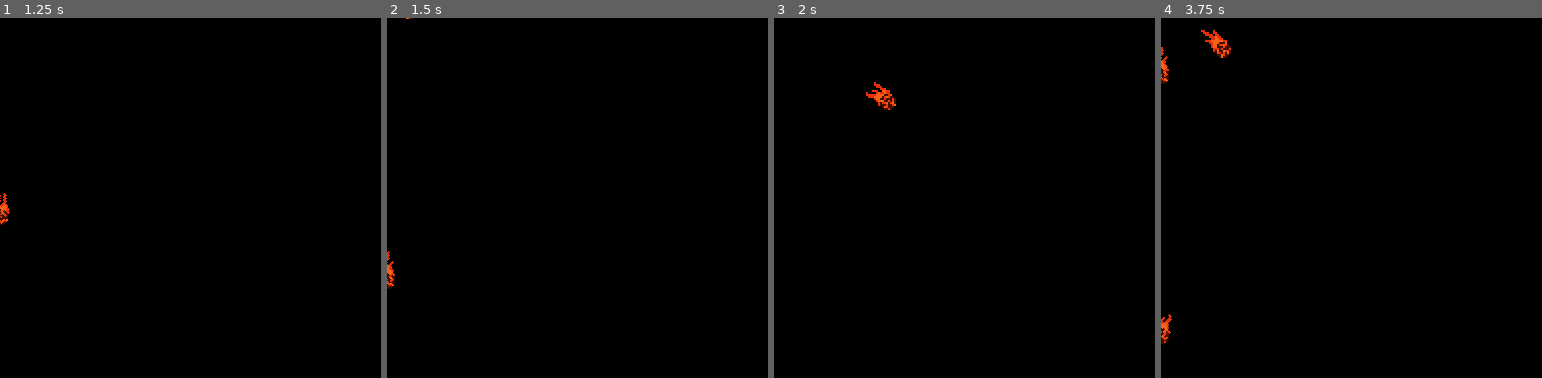
Above: before the commit, frames 1-4 (left to right).
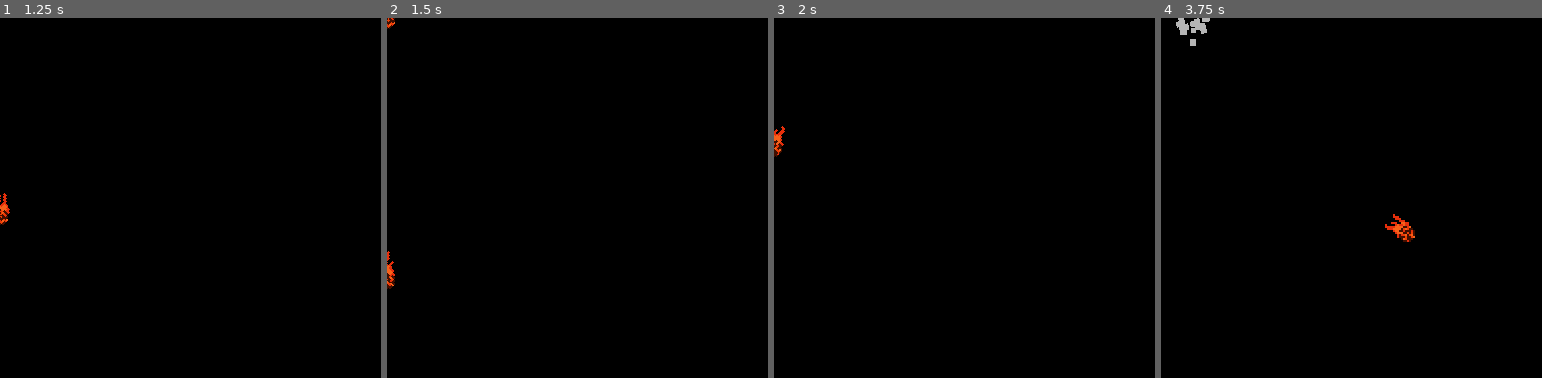
Above: after the commit, the same moments.

Repository: ColmeiaUDESC/gamejaaj6
Game: Godot game, scene res://Instanciaveis/Inimigos/Yama.tscn
Two runs of this game, one before a commit and one after it. Both use one fixed random seed, a clock stepped at 60 frames per second and the inputs below. This scene is started directly instead of the project's main scene.
Inputs (mouse positions are in pixels of both pictures, inside the frame that each line leads up to):
- Up to frame 1 (1.25 s): tap Enter at 0.5 s; move the mouse to (outside the picture) at 0.52 s; hold D (andar_pra_direita) from 0.53 s (still down); click (outside the picture) at 0.6 s
- Up to frame 2 (1.5 s): move the mouse to (577, 216) at 1.27 s; release D (andar_pra_direita) at 1.28 s; hold S (andar_pra_baixo) from 1.28 s (still down); right-click (577, 216) at 1.35 s
- Up to frame 3 (2 s): keep holding S (andar_pra_baixo)
- Up to frame 4 (3.75 s): move the mouse to (outside the picture) at 2.02 s; release S (andar_pra_baixo) at 2.03 s; hold D (andar_pra_direita) 2.03-2.78 s; hold Enter 2.03-2.78 s; move the mouse to (1450, 270) at 2.77 s; hold W (andar_pra_cima) 2.78-3.53 s; click (1450, 270) at 2.85 s; move the mouse to (outside the picture) at 3.52 s; hold A (andar_pra_esquerda) from 3.53 s (still down); hold Right mouse button (ataque_purificacao) from 3.53 s (still down)

Frame 1 is identical in both runs. In frame 2, less than 0.1% of the frame differs, in the area x 0-8%, y 0-4%; in frame 3, 0.4%; in frame 4, 1.1%, in the area x 0-67%, y 0-91%.
Error after the commit: Attempt to call function 'get_parent' in base 'null instance' on a null instance. (res://Instanciaveis/Scripts/SistemaSpawnInimigo.gd:26)

Commit message:
Add ataque de spawn

Diff:
--- a/Cenas/Salas/Sala.gd
+++ b/Cenas/Salas/Sala.gd
@@ -119,10 +119,15 @@
 	$Animacoes.play("sumindo")
 
 
+func add_inimigo(inimigo: Node, particulas: PackedScene = null) -> void:
+	_cont_inimigos_ativos += 1
+	$Componentes/Inimigos.call_deferred("add_child", inimigo)
+	var _err = inimigo.connect("neutralizado", self, "_ao_inimigo_neutralizado")
+
+
 func _spawnar_inimigos() -> void:
 	for spawn_inimigo in spawn_inimigos:
 		spawn_inimigo.spawnar()
-		_cont_inimigos_ativos+=1
 
 
 func _resetar_inimigos() -> void:
--- a/Conteudos/ObjetosDeCenario/SpawnInimigo/SpawnInimigo.gd
+++ b/Conteudos/ObjetosDeCenario/SpawnInimigo/SpawnInimigo.gd
@@ -24,8 +24,7 @@
 	if not inimigo:
 		inimigo = cena_inimigo.instance()
 		inimigo.position = position
-		var _err = inimigo.connect("neutralizado", sala, "_ao_inimigo_neutralizado")
-		get_parent().call_deferred("add_child", inimigo)
+		sala.add_inimigo(inimigo)
 		$Particles2D.emitting = true
 	# TODO: Fazer uma animacaozinha/Spawnar uma particula quando o inimigo spawnar
 
--- a/Conteudos/ObjetosDeCenario/SpawnInimigo/SpawnInimigo.tscn
+++ b/Conteudos/ObjetosDeCenario/SpawnInimigo/SpawnInimigo.tscn
@@ -1,43 +1,13 @@
-[gd_scene load_steps=5 format=2]
+[gd_scene load_steps=3 format=2]
 
 [ext_resource path="res://Conteudos/ObjetosDeCenario/SpawnInimigo/SpawnInimigo.gd" type="Script" id=1]
-
-[sub_resource type="Gradient" id=1]
-offsets = PoolRealArray( 0.215385, 1 )
-colors = PoolColorArray( 0.71582, 0.71582, 0.71582, 1, 0.343022, 0.343022, 0.343022, 0 )
-
-[sub_resource type="GradientTexture" id=2]
-gradient = SubResource( 1 )
-
-[sub_resource type="ParticlesMaterial" id=3]
-emission_shape = 1
-emission_sphere_radius = 4.0
-flag_disable_z = true
-gravity = Vector3( 0, 0, 0 )
-initial_velocity = 80.0
-initial_velocity_random = 0.2
-angular_velocity = 126.09
-angular_velocity_random = 0.5
-orbit_velocity = 0.0
-orbit_velocity_random = 0.0
-linear_accel = -60.0
-scale = 3.5
-scale_random = 0.5
-color_ramp = SubResource( 2 )
+[ext_resource path="res://Conteudos/Particulas/ParticulasSpawnInimigo.tscn" type="PackedScene" id=2]
 
 [node name="SpawnInimigo" type="Position2D"]
 script = ExtResource( 1 )
 
-[node name="Particles2D" type="Particles2D" parent="."]
-rotation = -1.5708
-z_index = 3
-z_as_relative = false
-emitting = false
-amount = 30
-lifetime = 1.5
-one_shot = true
-explosiveness = 0.75
-process_material = SubResource( 3 )
+[node name="Particles2D" parent="." instance=ExtResource( 2 )]
+delay_remocao = 0.0
 
 [node name="Delay" type="Timer" parent="."]
 wait_time = 0.25
--- /dev/null
+++ b/Conteudos/Particulas/ParticulasSpawnInimigo.tscn
@@ -0,0 +1,39 @@
+[gd_scene load_steps=5 format=2]
+
+[ext_resource path="res://Instanciaveis/Scripts/RemoverDelay.gd" type="Script" id=1]
+
+[sub_resource type="Gradient" id=1]
+offsets = PoolRealArray( 0.215385, 1 )
+colors = PoolColorArray( 0.71582, 0.71582, 0.71582, 1, 0.343022, 0.343022, 0.343022, 0 )
+
+[sub_resource type="GradientTexture" id=2]
+gradient = SubResource( 1 )
+
+[sub_resource type="ParticlesMaterial" id=3]
+emission_shape = 1
+emission_sphere_radius = 4.0
+flag_disable_z = true
+gravity = Vector3( 0, 0, 0 )
+initial_velocity = 80.0
+initial_velocity_random = 0.2
+angular_velocity = 126.09
+angular_velocity_random = 0.5
+orbit_velocity = 0.0
+orbit_velocity_random = 0.0
+linear_accel = -60.0
+scale = 3.5
+scale_random = 0.5
+color_ramp = SubResource( 2 )
+
+[node name="ParticlasSpawnInimigo" type="Particles2D"]
+rotation = -1.5708
+z_index = 3
+z_as_relative = false
+emitting = false
+amount = 30
+lifetime = 1.5
+one_shot = true
+explosiveness = 0.75
+process_material = SubResource( 3 )
+script = ExtResource( 1 )
+delay_remocao = 1.5
--- a/Instanciaveis/Inimigos/Yama.tscn
+++ b/Instanciaveis/Inimigos/Yama.tscn
@@ -30,6 +30,9 @@
 [ext_resource path="res://Instanciaveis/Projeteis/SistemaTiros.tscn" type="PackedScene" id=28]
 [ext_resource path="res://Instanciaveis/Projeteis/ProjetilBolaDeFogo.tscn" type="PackedScene" id=29]
 [ext_resource path="res://Instanciaveis/Scripts/OuvinteDeEventosYama.gd" type="Script" id=30]
+[ext_resource path="res://Instanciaveis/Scripts/SistemaSpawnInimigo.tscn" type="PackedScene" id=31]
+[ext_resource path="res://Instanciaveis/Inimigos/GuardaNaraka.tscn" type="PackedScene" id=32]
+[ext_resource path="res://Conteudos/Particulas/ParticulasSpawnInimigo.tscn" type="PackedScene" id=33]
 
 [sub_resource type="ShaderMaterial" id=2]
 resource_local_to_scene = true
@@ -42,50 +45,50 @@
 
 [sub_resource type="SpriteFrames" id=1]
 animations = [ {
+"frames": [ ExtResource( 21 ), ExtResource( 4 ), ExtResource( 7 ) ],
+"loop": true,
+"name": "preparando_spawn",
+"speed": 5.0
+}, {
+"frames": [ ExtResource( 22 ), ExtResource( 24 ), ExtResource( 8 ) ],
+"loop": true,
+"name": "preparando_ataque_ambos",
+"speed": 5.0
+}, {
 "frames": [ ExtResource( 12 ), ExtResource( 6 ) ],
 "loop": true,
 "name": "atacando_esquerda",
+"speed": 5.0
+}, {
+"frames": [ ExtResource( 5 ), ExtResource( 23 ) ],
+"loop": true,
+"name": "atacando_ambos",
+"speed": 5.0
+}, {
+"frames": [ ExtResource( 14 ), ExtResource( 10 ), ExtResource( 11 ) ],
+"loop": true,
+"name": "preparando_ataque_esquerda",
+"speed": 5.0
+}, {
+"frames": [ ExtResource( 9 ), ExtResource( 18 ) ],
+"loop": true,
+"name": "atacando_direita",
+"speed": 5.0
+}, {
+"frames": [ ExtResource( 19 ), ExtResource( 13 ), ExtResource( 25 ) ],
+"loop": true,
+"name": "preparando_ataque_direita",
+"speed": 5.0
+}, {
+"frames": [ ExtResource( 2 ), ExtResource( 3 ) ],
+"loop": true,
+"name": "spawnando",
 "speed": 5.0
 }, {
 "frames": [ ExtResource( 15 ), ExtResource( 20 ), ExtResource( 16 ), ExtResource( 20 ) ],
 "loop": true,
 "name": "parado",
 "speed": 3.0
-}, {
-"frames": [ ExtResource( 21 ), ExtResource( 4 ), ExtResource( 7 ) ],
-"loop": true,
-"name": "preparando_spawn",
-"speed": 5.0
-}, {
-"frames": [ ExtResource( 5 ), ExtResource( 23 ) ],
-"loop": true,
-"name": "atacando_ambos",
-"speed": 5.0
-}, {
-"frames": [ ExtResource( 14 ), ExtResource( 10 ), ExtResource( 11 ) ],
-"loop": true,
-"name": "preparando_ataque_esquerda",
-"speed": 5.0
-}, {
-"frames": [ ExtResource( 9 ), ExtResource( 18 ) ],
-"loop": true,
-"name": "atacando_direita",
-"speed": 5.0
-}, {
-"frames": [ ExtResource( 19 ), ExtResource( 13 ), ExtResource( 25 ) ],
-"loop": true,
-"name": "preparando_ataque_direita",
-"speed": 5.0
-}, {
-"frames": [ ExtResource( 2 ), ExtResource( 3 ) ],
-"loop": true,
-"name": "spawnando",
-"speed": 5.0
-}, {
-"frames": [ ExtResource( 22 ), ExtResource( 24 ), ExtResource( 8 ) ],
-"loop": true,
-"name": "preparando_ataque_ambos",
-"speed": 5.0
 } ]
 
 [sub_resource type="CapsuleShape2D" id=3]
@@ -395,7 +398,48 @@
 } ]
 }
 
-[node name="Inimigo" instance=ExtResource( 1 )]
+[sub_resource type="Animation" id=7]
+resource_name = "default"
+tracks/0/type = "value"
+tracks/0/path = NodePath("../../Sprite:animation")
+tracks/0/interp = 1
+tracks/0/loop_wrap = true
+tracks/0/imported = false
+tracks/0/enabled = true
+tracks/0/keys = {
+"times": PoolRealArray( 0, 0.4 ),
+"transitions": PoolRealArray( 1, 1 ),
+"update": 1,
+"values": [ "preparando_spawn", "spawnando" ]
+}
+tracks/1/type = "value"
+tracks/1/path = NodePath("../../Sprite:frame")
+tracks/1/interp = 1
+tracks/1/loop_wrap = true
+tracks/1/imported = false
+tracks/1/enabled = true
+tracks/1/keys = {
+"times": PoolRealArray( 0, 0.1, 0.2, 0.4, 0.5, 0.6, 0.7, 0.8, 0.9 ),
+"transitions": PoolRealArray( 1, 1, 1, 1, 1, 1, 1, 1, 1 ),
+"update": 1,
+"values": [ 0, 1, 2, 0, 1, 0, 1, 0, 1 ]
+}
+tracks/2/type = "method"
+tracks/2/path = NodePath("../../SistemaSpawnInimigo")
+tracks/2/interp = 1
+tracks/2/loop_wrap = true
+tracks/2/imported = false
+tracks/2/enabled = true
+tracks/2/keys = {
+"times": PoolRealArray( 0.4 ),
+"transitions": PoolRealArray( 1 ),
+"values": [ {
+"args": [ ExtResource( 32 ), ExtResource( 33 ), Vector2( 10, 30 ) ],
+"method": "spawnar_raio_aleatorio"
+} ]
+}
+
+[node name="Yama" instance=ExtResource( 1 )]
 vida_maxima = 30.0
 purificacao_maxima = 15.0
 
@@ -405,13 +449,12 @@
 
 [node name="OuvinteDeEventosYama" type="Node" parent="." index="1"]
 script = ExtResource( 30 )
-ataques = [ "AtaqueRadial1", "AtaqueRadial2", "AtaqueRadial3" ]
 
 [node name="Sprite" parent="." index="2"]
 material = SubResource( 2 )
 position = Vector2( 0, -32 )
 frames = SubResource( 1 )
-animation = "preparando_ataque_esquerda"
+animation = "preparando_spawn"
 
 [node name="Colisao" parent="." index="3"]
 position = Vector2( 0, -7 )
@@ -448,12 +491,17 @@
 [node name="AtaqueSpawn" parent="GerenciadorEstados" index="3" instance=ExtResource( 17 )]
 
 [node name="AnimationPlayer" type="AnimationPlayer" parent="GerenciadorEstados/AtaqueSpawn" index="0"]
+root_node = NodePath("../../AtaqueRadial1")
+anims/default = SubResource( 7 )
 
 [node name="SistemaTiros" parent="." index="9" instance=ExtResource( 28 )]
 
 [node name="InfoProjetil" parent="SistemaTiros" index="0" instance=ExtResource( 27 )]
 projetil = ExtResource( 29 )
 dano = 1
+
+[node name="SistemaSpawnInimigo" parent="." index="10" instance=ExtResource( 31 )]
+max_inimigos = 3
 
 [connection signal="finalizado" from="GerenciadorEstados/AtaqueRadial1" to="OuvinteDeEventosYama" method="escolher_ataque"]
 [connection signal="finalizado" from="GerenciadorEstados/AtaqueRadial2" to="OuvinteDeEventosYama" method="escolher_ataque"]
--- a/Instanciaveis/Projeteis/SistemaTiros.gd
+++ b/Instanciaveis/Projeteis/SistemaTiros.gd
@@ -3,7 +3,9 @@
 const ERRO_IP_NULO := ":  node filho com nome %s não existe."
 const ERRO_IP_TIPO_INVALIDO := ": node filho com nome %s não possui atributos 'projetil' e/ou 'dano'. Certifique-se que %s possui o script InfoProjetil."
 
-onready var inimigo = get_parent()
+onready var inimigo = owner
+
+signal disparado
 
 func atirar(nome_info_projetil: String, angulo_deslocamento_graus: float = 0.0, usar_pos_jogador: bool = false) -> void:
 	var info_projetil := get_node(nome_info_projetil)
@@ -24,3 +26,5 @@
 	projetil_instancia.position = inimigo.position
 
 	inimigo.get_parent().add_child(projetil_instancia)
+
+	emit_signal("disparado")
--- a/Instanciaveis/Scripts/OuvinteDeEventosYama.gd
+++ b/Instanciaveis/Scripts/OuvinteDeEventosYama.gd
@@ -1,8 +1,14 @@
 extends Node
 
-export(Array, String) var ataques: Array
+const ATAQUES: Array = [
+	"AtaqueRadial1",
+	"AtaqueRadial2",
+	"AtaqueRadial3",
+	"AtaqueSpawn", # DEIXE ATAQUESPAWN POR ÚLTIMO!!!!!
+]
+const NODE_SISTEMA_SPAWN := "SistemaSpawnInimigo"
+
 onready var inimigo = get_parent()
-
 
 func _ready():
 	call_deferred("escolher_ataque")
@@ -10,5 +16,5 @@
 
 func escolher_ataque() -> void:
 	randomize()
-	var novo_estado: String = ataques[randi() % ataques.size()]
-	inimigo.mudar_de_estado(novo_estado)
+	var num_ataques := ATAQUES.size() - 1 if owner.get_node(NODE_SISTEMA_SPAWN).limite_foi_atingido() else ATAQUES.size()
+	inimigo.mudar_de_estado(ATAQUES[randi() % num_ataques])
--- /dev/null
+++ b/Instanciaveis/Scripts/RemoverDelay.gd
@@ -0,0 +1,7 @@
+extends Node
+
+export (float) var delay_remocao: float = 0.0
+
+func _ready() -> void:
+	if delay_remocao > 0.0:
+		get_tree().create_timer(delay_remocao).connect("timeout", self, "queue_free")
--- /dev/null
+++ b/Instanciaveis/Scripts/SistemaSpawnInimigo.gd
@@ -0,0 +1,48 @@
+extends Node
+
+export(int) var max_inimigos: int = 10
+
+onready var inimigo = owner
+
+var num_inimigos := 0
+
+signal spawnado
+
+func spawnar(info_inimigo: PackedScene, particulas: PackedScene, deslocamento: Vector2) -> void:
+	if num_inimigos >= max_inimigos:
+		return
+
+	var novo_spawn: Node2D = info_inimigo.instance()
+	var pos_inimigo: Vector2 = inimigo.position + deslocamento
+
+	if particulas != null:
+		var particulas_instancia: Particles2D = particulas.instance()
+		particulas_instancia.position = pos_inimigo
+		var _err := particulas_instancia.connect("ready", particulas_instancia, "set_emitting", [true])
+		inimigo.get_parent().call_deferred("add_child", particulas_instancia)
+
+	novo_spawn.position = pos_inimigo
+	novo_spawn.connect("neutralizado", self, "_ao_inimigo_spawnado_ser_neutralizado")
+	inimigo.get_parent().get_parent().get_parent().add_inimigo(novo_spawn) # RUIM: Tentar pegar a sala de uma forma melhor
+
+	num_inimigos = clamp(num_inimigos + 1, 0, max_inimigos)
+
+	emit_signal("spawnado")
+
+
+func spawnar_raio_aleatorio(info_inimigo: PackedScene, particulas: PackedScene, raio_min_max: Vector2) -> void:
+	raio_min_max.x = max(raio_min_max.x, 0.0)
+	if raio_min_max.y < raio_min_max.x:
+		var tmp := raio_min_max.y
+		raio_min_max.y = raio_min_max.x
+		raio_min_max.x = tmp
+	var raio := raio_min_max.x + randf() * (raio_min_max.y - raio_min_max.x)
+	spawnar(info_inimigo, particulas, Vector2(randf(), randf()).normalized() * raio)
+
+
+func limite_foi_atingido() -> bool:
+	return num_inimigos >= max_inimigos
+
+
+func _ao_inimigo_spawnado_ser_neutralizado(_foi_morto: bool) -> void:
+	num_inimigos = clamp(num_inimigos - 1, 0, max_inimigos)
--- /dev/null
+++ b/Instanciaveis/Scripts/SistemaSpawnInimigo.tscn
@@ -0,0 +1,6 @@
+[gd_scene load_steps=2 format=2]
+
+[ext_resource path="res://Instanciaveis/Scripts/SistemaSpawnInimigo.gd" type="Script" id=1]
+
+[node name="SistemaSpawnInimigo" type="Node"]
+script = ExtResource( 1 )
Not shown: 1 places in Instanciaveis/Inimigos/Yama.tscn that only renumber resources
